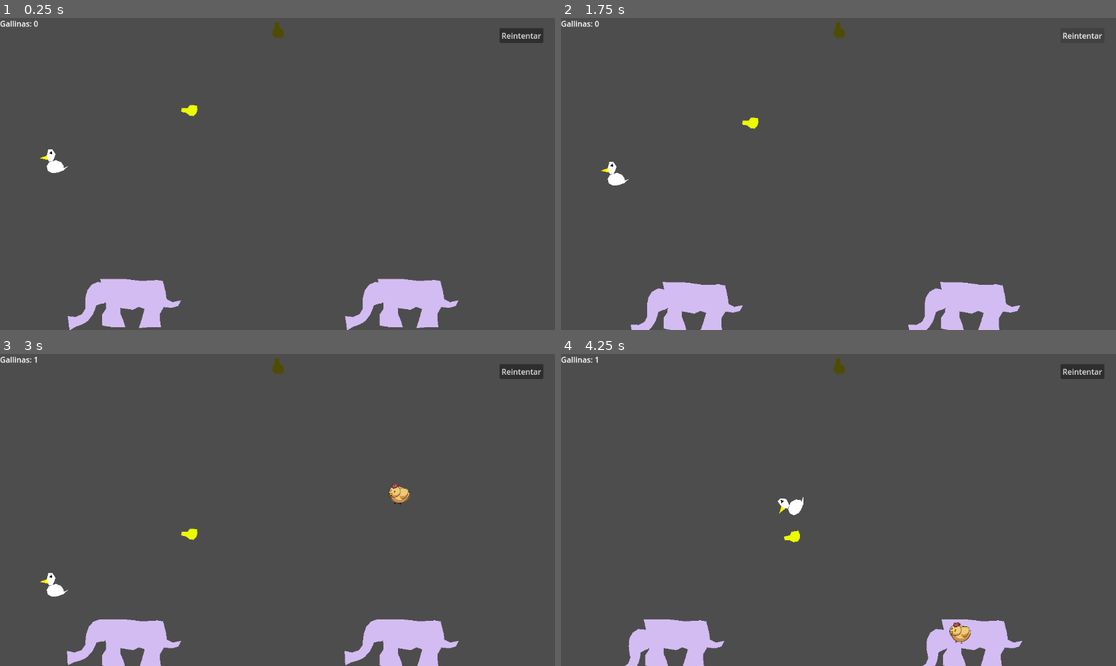
Above: before the commit, frames 1-4 (two rows, left to right).
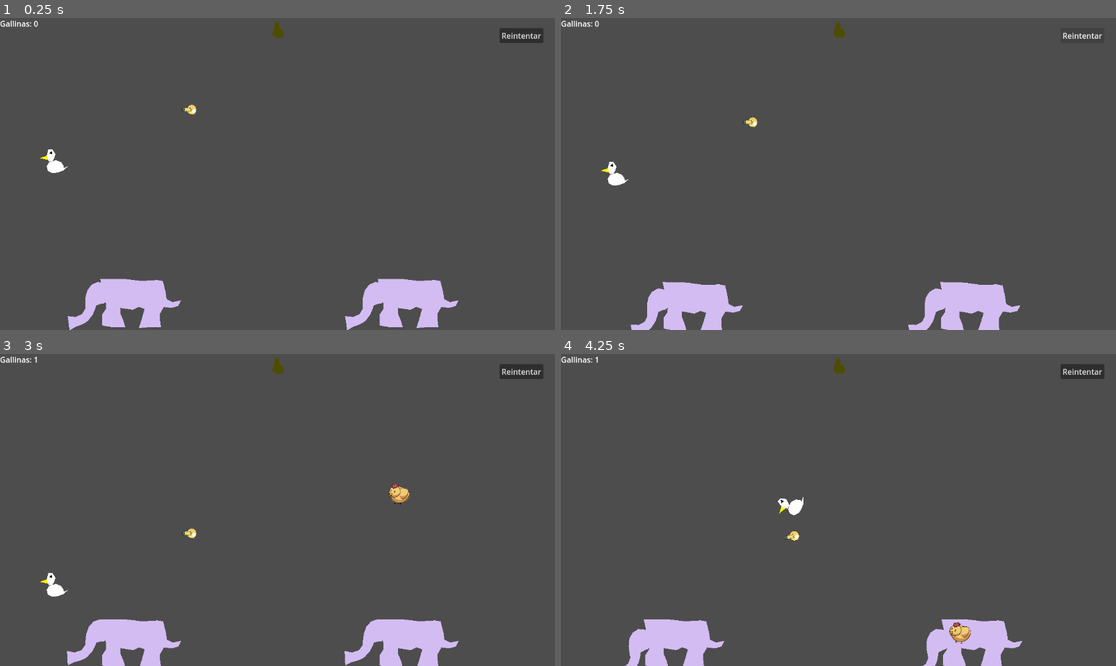
Above: after the commit, the same moments.

Repository: JuanFdS/ggj2024
Game: Godot game, scene res://ElefanteEnLaHabitacion.tscn
Two runs of this game, one before a commit and one after it. Both use one fixed random seed, a clock stepped at 60 frames per second and the inputs below. This scene is started directly instead of the project's main scene.
Inputs (mouse positions are in pixels of both pictures, inside the frame that each line leads up to):
- Up to frame 1 (0.25 s): no input
- Up to frame 2 (1.75 s): click "Reintentar" at 0.5 s; click "Reintentar" at 1.25 s
- Up to frame 3 (3 s): click "Reintentar" at 2 s; tap Enter at 2.75 s; move the mouse to (399, 494) at 2.77 s; hold Up (ui_up) from 2.78 s (still down); click (399, 494) at 2.92 s
- Up to frame 4 (4.25 s): move the mouse to (727, 525) at 3.52 s; release Up (ui_up) at 3.53 s; hold Down (ui_down) from 3.53 s (still down)

The runs differ from the first frame. In frame 1, less than 0.1% of the frame differs, in the area x 32-36%, y 27-32%; in frame 2, less than 0.1%; in frame 3, less than 0.1%; in frame 4, less than 0.1%.

Commit message:
Lamparita nueva

Diff:
--- /dev/null
+++ b/Cosas/Lamparita/LamparitaNueva.tscn
@@ -0,0 +1,54 @@
+[gd_scene load_steps=7 format=3 uid="uid://2petxoiduwhd"]
+
+[ext_resource type="Script" path="res://LamparitaNueva.gd" id="1_y0wex"]
+[ext_resource type="Texture2D" uid="uid://b2pvp7hwsigtv" path="res://Assets/lamparita/Foquito.png" id="2_sld4w"]
+[ext_resource type="Texture2D" uid="uid://b86ekkcc5kn7t" path="res://Assets/lamparita/2d_lights_and_shadows_neutral_point_light.webp" id="3_ym527"]
+
+[sub_resource type="PhysicsMaterial" id="PhysicsMaterial_1633i"]
+friction = 0.7
+bounce = 1.0
+
+[sub_resource type="CircleShape2D" id="CircleShape2D_o31s1"]
+radius = 13.0
+
+[sub_resource type="RectangleShape2D" id="RectangleShape2D_du3yr"]
+size = Vector2(75, 36)
+
+[node name="LamparitaNueva" type="RigidBody2D"]
+position = Vector2(752, 352)
+collision_layer = 0
+collision_mask = 2147483649
+physics_material_override = SubResource("PhysicsMaterial_1633i")
+sleeping = true
+max_contacts_reported = 1
+contact_monitor = true
+script = ExtResource("1_y0wex")
+
+[node name="Sprite2D" type="Sprite2D" parent="."]
+unique_name_in_owner = true
+position = Vector2(34, 1)
+rotation = 1.5993
+scale = Vector2(0.4, 0.4)
+texture = ExtResource("2_sld4w")
+
+[node name="AreaRosca" type="Area2D" parent="."]
+unique_name_in_owner = true
+position = Vector2(8.57166, 1.89014)
+collision_layer = 0
+collision_mask = 4
+
+[node name="CollisionShape2D" type="CollisionShape2D" parent="AreaRosca"]
+shape = SubResource("CircleShape2D_o31s1")
+
+[node name="CollisionShape2D" type="CollisionShape2D" parent="."]
+position = Vector2(29.5717, -0.109863)
+shape = SubResource("RectangleShape2D_du3yr")
+
+[node name="Luz" type="PointLight2D" parent="."]
+unique_name_in_owner = true
+visible = false
+color = Color(1, 1, 0, 1)
+energy = 0.5
+texture = ExtResource("3_ym527")
+offset = Vector2(0, 2)
+texture_scale = 3.0
--- a/ElefanteEnLaHabitacion.tscn
+++ b/ElefanteEnLaHabitacion.tscn
@@ -1,7 +1,7 @@
-[gd_scene load_steps=16 format=3 uid="uid://dms7l5mfubcpp"]
+[gd_scene load_steps=13 format=3 uid="uid://dms7l5mfubcpp"]
 
 [ext_resource type="Script" path="res://Habitacion.gd" id="1_au45p"]
-[ext_resource type="Script" path="res://LamparitaNueva.gd" id="2_u5fte"]
+[ext_resource type="PackedScene" uid="uid://2petxoiduwhd" path="res://Cosas/Lamparita/LamparitaNueva.tscn" id="2_4s6gc"]
 [ext_resource type="AudioStream" uid="uid://m00i60fa0h3b" path="res://Sounds/spawn_1.wav" id="3_1v38x"]
 [ext_resource type="PackedScene" uid="uid://btibma3e67qwh" path="res://Cosas/Elefante.tscn" id="3_28bn2"]
 
@@ -18,16 +18,6 @@
 
 [sub_resource type="CircleShape2D" id="CircleShape2D_66xfx"]
 radius = 30.0
-
-[sub_resource type="PhysicsMaterial" id="PhysicsMaterial_1633i"]
-friction = 0.7
-bounce = 1.0
-
-[sub_resource type="CircleShape2D" id="CircleShape2D_o31s1"]
-radius = 13.0
-
-[sub_resource type="RectangleShape2D" id="RectangleShape2D_du3yr"]
-size = Vector2(75, 36)
 
 [sub_resource type="PhysicsMaterial" id="PhysicsMaterial_ag5ly"]
 bounce = 1.1
@@ -82,34 +72,7 @@
 position = Vector2(-3, -4)
 shape = SubResource("CircleShape2D_66xfx")
 
-[node name="LamparitaNueva" type="RigidBody2D" parent="."]
-position = Vector2(752, 352)
-collision_layer = 0
-collision_mask = 2147483649
-physics_material_override = SubResource("PhysicsMaterial_1633i")
-sleeping = true
-max_contacts_reported = 1
-contact_monitor = true
-script = ExtResource("2_u5fte")
-
-[node name="Polygon2D2" type="Polygon2D" parent="LamparitaNueva"]
-position = Vector2(-109.428, 564.89)
-rotation = -1.39289
-color = Color(0.921569, 0.988235, 0, 1)
-polygon = PackedVector2Array(566, 9, 566, 30, 557, 47, 558, 63, 571, 73, 588, 74, 603, 69, 602, 52, 600, 40, 586, 33, 583, 9)
-
-[node name="AreaRosca" type="Area2D" parent="LamparitaNueva"]
-unique_name_in_owner = true
-position = Vector2(8.57166, 1.89014)
-collision_layer = 0
-collision_mask = 4
-
-[node name="CollisionShape2D" type="CollisionShape2D" parent="LamparitaNueva/AreaRosca"]
-shape = SubResource("CircleShape2D_o31s1")
-
-[node name="CollisionShape2D" type="CollisionShape2D" parent="LamparitaNueva"]
-position = Vector2(29.5717, -0.109863)
-shape = SubResource("RectangleShape2D_du3yr")
+[node name="LamparitaNueva" parent="." instance=ExtResource("2_4s6gc")]
 
 [node name="Gallina" type="RigidBody2D" parent="."]
 position = Vector2(219, 571)
--- a/EstadoDelJuego.gd
+++ b/EstadoDelJuego.gd
@@ -4,6 +4,7 @@
 
 var tipo_de_cosa_seleccionada: PackedScene
 var cantidad_de_cosas: int
+var ganado: bool = false
 
 # Called when the node enters the scene tree for the first time.
 func _ready():
@@ -21,3 +22,6 @@
 
 func reiniciar():
 	inicializar()
+
+func se_gano():
+	ganado = true
--- a/Habitacion.gd
+++ b/Habitacion.gd
@@ -13,6 +13,8 @@
 
 func _process(delta):
 	%Contador.text = "Gallinas: %s" % EstadoDelJuego.cantidad_de_cosas
+	if(EstadoDelJuego.ganado):
+		%Mensajito.text = "¡Ganaste!"
 
 	var posicion_actual_cursor = get_viewport().get_mouse_position()
 	velocidad_cursor = (posicion_actual_cursor - ultima_posicion_cursor) / delta
--- a/LamparitaNueva.gd
+++ b/LamparitaNueva.gd
@@ -3,14 +3,16 @@
 @onready var areaRosca: Area2D = %AreaRosca
 
 func _ready():
-	areaRosca.area_entered.connect(func(_otra_area):
+	areaRosca.area_entered.connect(func(area_otra_lamparita):
 		collision_layer = 0
 		collision_mask = 0
 		sleeping = true
 		set_physics_process(false)
 		rotation_degrees = 90
-		global_position = %LamparitaRota.global_position
-		%Mensajito.text = "Ganaste, sos une cape!"
+		var lamparita_rota = area_otra_lamparita.get_parent()
+		global_position = lamparita_rota.global_position
+		%Luz.visible = true
+		EstadoDelJuego.se_gano()
 	)
 
 	body_entered.connect(func(_otra_area):
Binary file added: Assets/lamparita/2d_lights_and_shadows_neutral_point_light.webp
Not shown, added: Assets/lamparita/2d_lights_and_shadows_neutral_point_light.webp.import
Binary file added: Assets/lamparita/Foquito.png
Not shown, added: Assets/lamparita/Foquito.png.import
